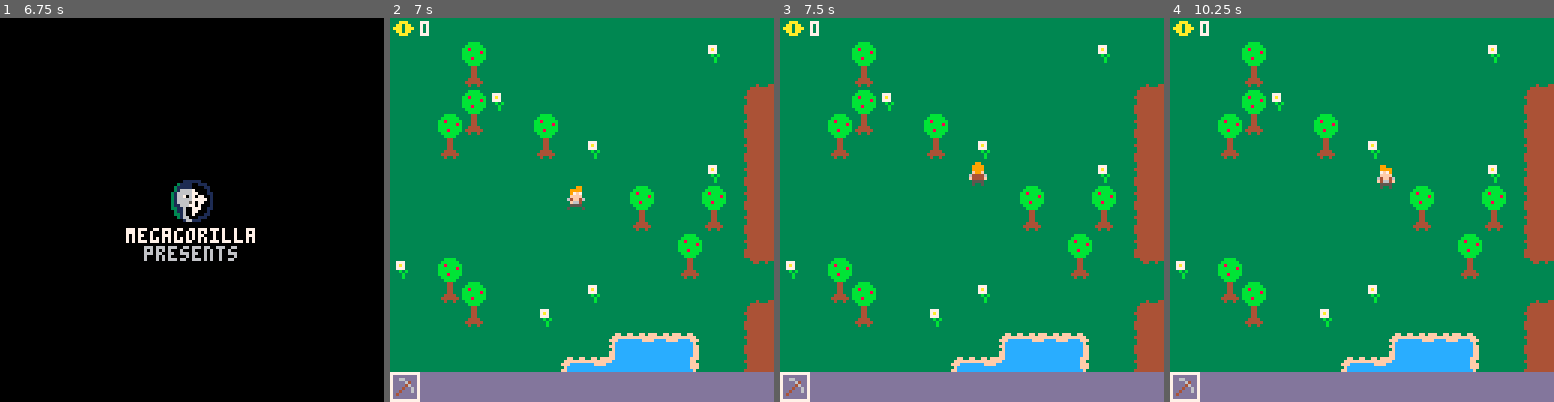
Above: before the commit, frames 1-4 (left to right).
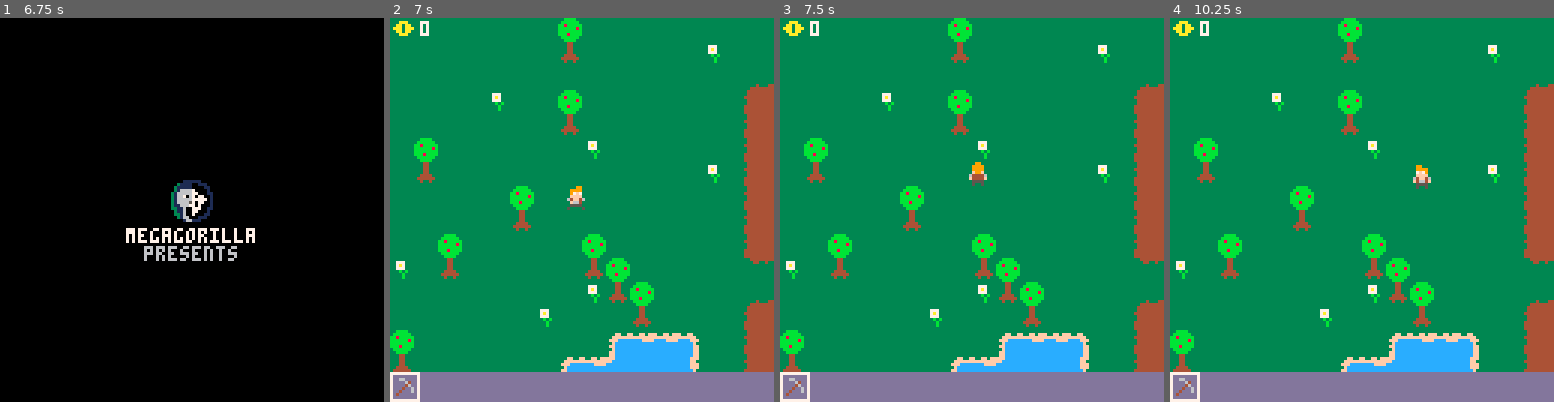
Above: after the commit, the same moments.

Repository: gabintod/MegaGorilla_pico8
Game: PICO-8 cartridge beer_quest.p8
The game is run twice, just before and just after one commit, with the same random seed, the same clock (stepped at 60 frames per second) and the same inputs.
Inputs:
- Up to frame 1 (6.75 s): tap X (X key) at 0.33, 1.07, 1.85, 2.97, 4.08, 5.2, 6.32 s; tap O (Z key) at 0.7, 1.7, 2.1, 2.5, 2.9, 3.3, 3.7, 4.1, 4.5, 4.9, 5.3, 5.7, 6.1, 6.5 s; hold Right 1.6-2.1 s; hold Up 2.15-2.42 s; hold Right 2.47-3.03 s; hold Left 3.08-3.58 s; hold Down 3.63-3.97 s; hold Right 4.02-4.68 s; hold Up 4.73-5.03 s; hold Left 5.08-5.68 s; hold Down 5.73-6.03 s; hold Right 6.08-6.58 s; hold Right from 6.63 s (still down)
- Up to frame 2 (7 s): keep holding Right; tap O (Z key) at 6.9 s
- Up to frame 3 (7.5 s): release Right at 7.13 s; hold Up 7.18-7.45 s; tap O (Z key) at 7.3 s; tap X (X key) at 7.43 s
- Up to frame 4 (10.25 s): hold Right 7.5-8.07 s; tap O (Z key) every 0.4 s from 7.7 to 10.1 s; hold Left 8.12-8.62 s; tap X (X key) at 8.55, 9.67 s; hold Down 8.67-9 s; hold Right 9.05-9.72 s; hold Up 9.77-10.07 s; hold Left from 10.12 s (still down)

Frame 1 is identical in both runs. In frame 2, 7.8% of the frame differs, in the area x 0-88%, y 0-93%; in frame 3, 7.8%; in frame 4, 8.2%.

Commit message:
ajout des cuves

Diff:
--- a/beer_quest.p8
+++ b/beer_quest.p8
@@ -8,6 +8,7 @@
 웃 = {}
 cam = {x=0,y=0}
 trees = {}
+tanks = {}
 seedgrows = {}
 
 function _init()
@@ -15,10 +16,12 @@
 
 	local nb_tree = 20
 	while (nb_tree>0) do
-		local rnd_x = flr(1+rnd(31))
+		local rnd_x = flr(rnd(32))
 		local rnd_y = flr(rnd(32))
 		if(mget(rnd_x,rnd_y)==16
-			and mget(rnd_x,rnd_y-1)==16)
+			and mget(rnd_x,rnd_y-1)==16
+			and mget(rnd_x,rnd_y+1)!=51
+			and mget(rnd_x,rnd_y+1)!=52)
 		then
 			add_tree(new_tree(rnd_x,rnd_y,true))
 			mset(rnd_x,rnd_y,22)
@@ -31,6 +34,14 @@
 			if(mget(x,y)==17)then
 				웃 = new_웃(x*8,y*8)
 				mset(x,y,16)
+			end
+		end
+	end
+
+	for y=0,32 do
+		for x=0,32 do
+			if(mget(x,y)==51)then
+				add(tanks,new_tank(x,y))
 			end
 		end
 	end
@@ -63,6 +74,10 @@
  	for sg in all (seedgrows) do
  		if(grow_seedgrow(sg)) del(seedgrows, sg)
  	end
+
+ 	for t in all (tanks) do
+ 		update_tank(t)
+ 	end
  end
 end
 
@@ -84,6 +99,9 @@
  	draw_웃(웃)
  	for t in all (trees) do
  		draw_tree(t)
+ 	end
+ 	for t in all (tanks) do
+ 		draw_tank(t)
  	end
 
  	--ath
@@ -194,9 +212,7 @@
 	 			sfx(1)
 	 		else
 	 			--hit seeds
-	 			if(mget(flr((t.x-4)/8),flr((t.y+4)/8))==38)then
-	 				mset(flr((t.x-4)/8),flr((t.y+4)/8),9)
-	 				add_inventory(t,40)
+	 			if(retreive_seeds(flr((t.x-4)/8),flr((t.y+4)/8)))then
 	 				sfx(1)
 	 			else
 	 				--hit corn
@@ -218,9 +234,7 @@
 	 			sfx(1)
 	 		else
 	 			--hit seeds
-	 			if(mget(flr((t.x+12)/8),flr((t.y+4)/8))==38)then
-	 				mset(flr((t.x+12)/8),flr((t.y+4)/8),9)
-	 				add_inventory(t,40)
+	 			if(retreive_seeds(flr((t.x+12)/8),flr((t.y+4)/8)))then
 	 				sfx(1)
 	 			else
 	 				--hit corn
@@ -242,9 +256,7 @@
 	 			sfx(1)
 	 		else
 	 			--hit seeds
-	 			if(mget(flr((t.x+4)/8),flr((t.y-4)/8))==38)then
-	 				mset(flr((t.x+4)/8),flr((t.y-4)/8),9)
-	 				add_inventory(t,40)
+	 			if(retreive_seeds(flr((t.x+4)/8),flr((t.y-4)/8)))then
 	 				sfx(1)
 	 			else
 	 				--hit corn
@@ -266,9 +278,7 @@
 	 			sfx(1)
 	 		else
 	 			--hit seeds
-	 			if(mget(flr((t.x+4)/8),flr((t.y+12)/8))==38)then
-	 				mset(flr((t.x+4)/8),flr((t.y+12)/8),9)
-	 				add_inventory(t,40)
+	 			if(retreive_seeds(flr((t.x+4)/8),flr((t.y+12)/8)))then
 	 				sfx(1)
 	 			else
 	 				--hit corn
@@ -373,9 +383,10 @@
     	else
     		--use log
      	if(t.inventory[t.inventory_i+1].spr==37
-     		and t.inventory[t.inventory_i+1].nb>=4)then
-    			t.inventory[t.inventory_i+1].nb-=4
-    			if(t.inventory[t.inventory_i+1].nb<=0) del(t.inventory,t.inventory[t.inventory_i+1])
+     		and nbof(t,37)>=4)then
+    			for i=1,4 do
+    				sub_inventory(t,37)
+    			end
     			add_inventory(t,7)
     		else
     			--use seeds
@@ -526,20 +537,29 @@
 		if(item.spr==spr and item.nb<99)then
 			item.nb+=1
 			added = true
+			return
 		end
 	end
 	if(added==false) add(t.inventory,{spr=spr,nb=1})
 end
 
 function sub_inventory(t,spr)
-	for item in all (t.inventory) do
-		if(item.spr==spr)then
-			item.nb-=1
-			if(item.nb<=0) del(t.inventory,item)
+	for i=#t.inventory,1,-1 do
+		if(t.inventory[i].spr==spr)then
+			t.inventory[i].nb-=1
+			if(t.inventory[i].nb<=0) del(t.inventory,t.inventory[i])
 			if(t.inventory_i>#t.inventory-1) t.inventory_i=0
 			return
 		end
 	end
+end
+
+function nbof(t,spr)
+	nb = 0
+	for i in all (t.inventory) do
+		if(i.spr==spr) nb+=i.nb
+	end
+	return nb
 end
 -->8
 --seedgrow
@@ -549,8 +569,8 @@
 	sg.x = x
 	sg.y = y
 	sg.timestamp = ⧗
-	sg.tdry = 20+rnd(10) --time to grow when dry
-	sg.twet = 5+rnd(5) --time to grow when wet
+	sg.tdry = 50+rnd(25) --time to grow when dry
+	sg.twet = 5+rnd(2.5) --time to grow when wet
 	sg.wet = false
 	return sg
 end
@@ -577,6 +597,19 @@
 	return false
 end
 
+function retreive_seeds(x,y)
+	if(mget(x,y)!=38) return false
+	for s in all (seedgrows) do
+		if(s.x==x and s.y==y)then
+			mset(x,y,9)
+			del(seedgrows,s)
+	 	add_inventory(웃,40)
+			return true
+		end
+	end
+	return false
+end
+
 function grow_seedgrow(sg)
 	if(sg.wet)then
 		if((⧗-sg.timestamp)/30>sg.twet)then
@@ -590,6 +623,58 @@
 		end
 	end
 	return false
+end
+-->8
+--tank
+tank_state = {"locked","empty","water","brewing","finished"}
+
+function new_tank(x,y)
+	local t = {}
+	t.x = x
+	t.y = y
+	t.timestamp = nil
+	t.brewing = 0 --brewing dime
+	t.state = tank_state[0]
+	return t
+end
+
+function update_tank(t)
+	if(t.state==tank_state[3]
+		and ⧗-t.timestamp>t.brewing)then
+		t.state = tank_state[4]
+	end
+end
+
+function draw_tank(t)
+	for i=0,4 do
+		if(t.state == tank_state[i])then
+			spr(53+2*i,t.x*8,(t.y-1)*8,2,1)
+		end
+	end
+end
+
+function unlock_tank(x,y)
+	for t in all (tanks) do
+		if(t.x==x and t.y==y)then
+
+		end
+	end
+end
+
+function fill_watertank(x,y)
+	for t in all (tanks) do
+		if(t.x==x and t.y==y)then
+
+		end
+	end
+end
+
+function fill_corntank(x,y)
+	for t in all (tanks) do
+		if(t.x==x and t.y==y)then
+
+		end
+	end
 end
 __gfx__
 000000000000990000009900000099000000990000bbbb0000000000000000000000000044444444cccccff33ffccccccccccccccccccccc3333333333333333
@@ -616,14 +701,14 @@
 3333b3330f4444f0004444000f4444f00044440000444f004444444444a4a444000000004ccccc4433f3ffffffffff333ffccccccccccff300a0a00000000000
 3333b333005555000055550000555500005555000000000044b4b44444a4a44400b0b0004c4ccc4433333ffffffff33333fccccccccccff300a0a00000000000
 3333333300500500005000000050050000000500000000004444444444444444000000004444444433333333333333333ffccccccccccff30000000000000000
-33333333333333333333333333333333333333330000000000000000000000000000000000000000000000000000000000000000000000000000000000000000
-33ffff3333ffff3333ffff3333333333333333330000000000000000000000000000000000000000000000000000000000000000000000000000000000000000
-667ff7666647f7666644446633336666666633330000000000000000000000000000000000000000000000000000000000000000000000000000000000000000
-66ffff6666ffff6666ffff6633366666666663330000000000000000000000000000000000000000000000000000000000000000000000000000000000000000
-544ff445544ff4455444444533666655556666330000000000000000000000000000000000000000000000000000000000000000000000000000000000000000
-5f4444f55f4444f55f4444f536666555555666630000000000000000000000000000000000000000000000000000000000000000000000000000000000000000
-55444455554444555544445536665555555566630000000000000000000000000000000000000000000000000000000000000000000000000000000000000000
-33444433334444333344443336665533335566630000000000000000000000000000000000000000000000000000000000000000000000000000000000000000
+33333333333333333333333334444555555444430000000000000000000000000000000000000000000000000000000000000000000000000000000000000000
+3333333333ffff333333333335444444444444530000044444400000000005555550000000000555555000000000055555500000000005555550000000000000
+33336666664444666666333335555444444555530044444444444400005556666665550000555666666555000055566666655500005556666665550000000000
+3336666666ffff666666633335555555555555530444444444444440056666666666665005666cccccc6665005666aaaaaa66650056669999996665000000000
+33666655544444455566663335555555555555530f444444444444f0056666666666665005cccccccccccc5005aaaaaaaaaaaa50059999999999995000000000
+366665555f4444f555566663335555555555553305fff444444fff50055556666665555005555cccccc5555005555aaaaaa55550055559999995555000000000
+366655555544445555556663333335555553333305555ffaaff55550055555555555555005555555555555500555555555555550055555555555555000000000
+36665533334444333355666333333333333333330455555aa5555540045555555555554004555555555555400455555555555540045555555555554000000000
 00000000000000000000000000000000000000000000000000000000000000000000000000000000000000000000000000000000000000000000000000000000
 00000111111000000000000000000000000000000000000000000000000000000000000000000000000000000000000000000000000000000000000000000000
 00031111001110000000000000000000000000000000000000000000000000000000000000000000000000000000000000000000000000000000000000000000
@@ -671,20 +756,20 @@
 1010201010101010101010101010101010101010101020101f1f1f1f1f1f1f20000000000000000000000000000000000000000000000000000000000000000000000000000000000000000000000000000000000000000000000000000000000000000000000000000000000000000000000000000000000000000000000000
 1010101010101010101020201010101020101010101010101010101010101010000000000000000000000000000000000000000000000000000000000000000000000000000000000000000000000000000000000000000000000000000000000000000000000000000000000000000000000000000000000000000000000000
 1010101010101010101010101010101020101010101010101010101010101010000000000000000000000000000000000000000000000000000000000000000000000000000000000000000000000000000000000000000000000000000000000000000000000000000000000000000000000000000000000000000000000000
-1010101010101010101010101010101010101010101010101010101010101010000000000000000000000000000000000000000000000000000000000000000000000000000000000000000000000000000000000000000000000000000000000000000000000000000000000000000000000000000000000000000000000000
-1010101020201010101010101010101010101010101010101010101010201010000000000000000000000000000000000000000000000000000000000000000000000000000000000000000000000000000000000000000000000000000000000000000000000000000000000000000000000000000000000000000000000000
-1010101010101010101010101010101010101010101010101010101010101010000000000000000000000000000000000000000000000000000000000000000000000000000000000000000000000000000000000000000000000000000000000000000000000000000000000000000000000000000000000000000000000000
-1010101010101010101010201033313410102010101010101020202010101010000000000000000000000000000000000000000000000000000000000000000000000000000000000000000000000000000000000000000000000000000000000000000000000000000000000000000000000000000000000000000000000000
-…(13 lines of a section not shown)…
+1010101010101010101010101010101010101010101010102010101010101010000000000000000000000000000000000000000000000000000000000000000000000000000000000000000000000000000000000000000000000000000000000000000000000000000000000000000000000000000000000000000000000000
+1010101020101010101010101010101010101010101010101010101010201010000000000000000000000000000000000000000000000000000000000000000000000000000000000000000000000000000000000000000000000000000000000000000000000000000000000000000000000000000000000000000000000000
+1010333410333410333410101010101010101033341033341033341010101010000000000000000000000000000000000000000000000000000000000000000000000000000000000000000000000000000000000000000000000000000000000000000000000000000000000000000000000000000000000000000000000000
+1010101010102010101010201030313210102010101010101020102010101010000000000000000000000000000000000000000000000000000000000000000000000000000000000000000000000000000000000000000000000000000000000000000000000000000000000000000000000000000000000000000000000000
+…(13 lines of a section not shown)…
